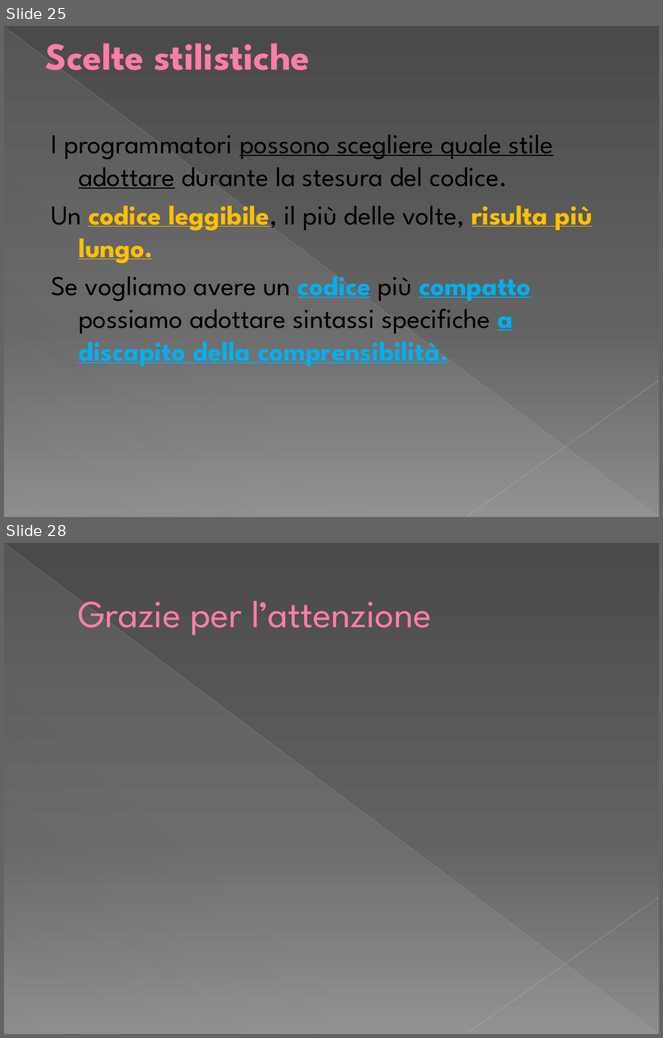
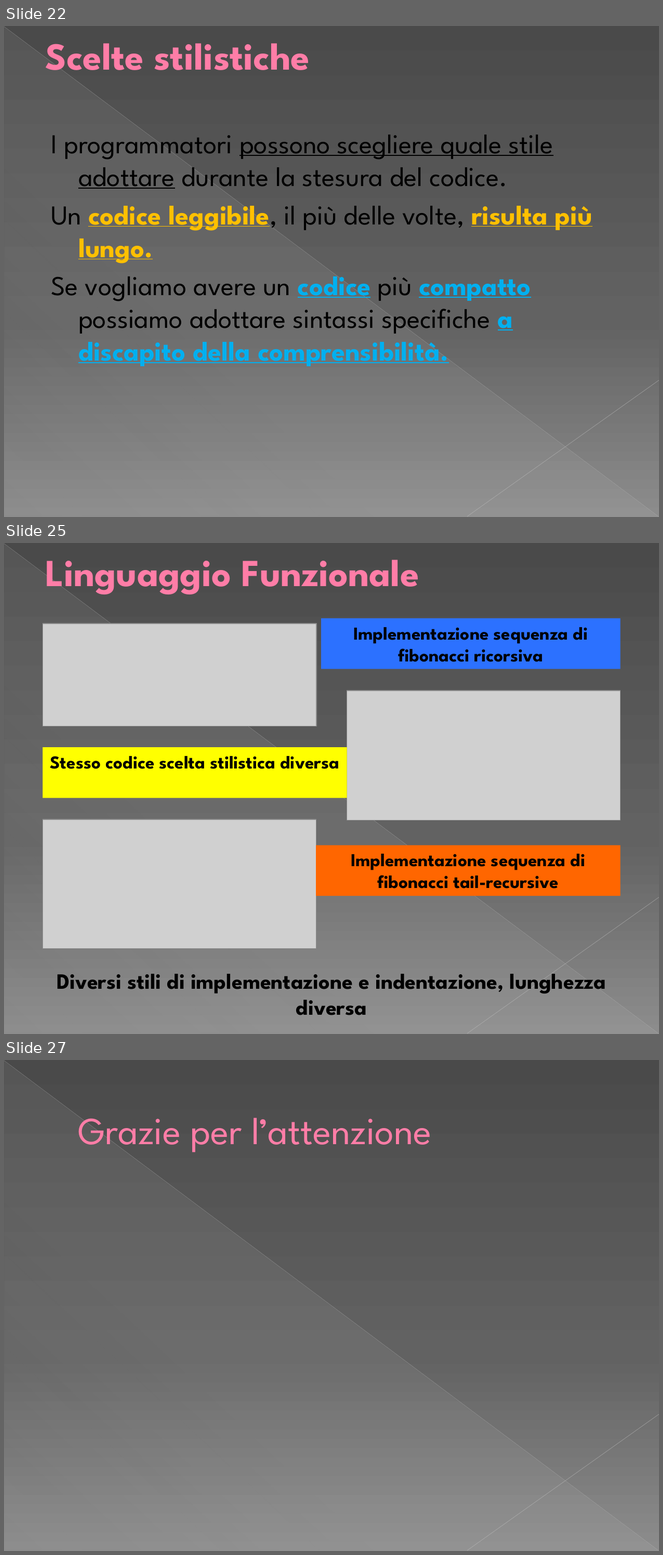
Before and after one commit to yan0z/ISW, a slide deck: Quesito 5 Team/Metrica – Linee di codice.pptx. Shown one above the other, each under a label of ours: slides 25 and 28 before the commit, slides 22, 25 and 27 after it; the slides between them are not shown. The pictures are 663x1038 and 663x1555 pixels, drawn with LibreOffice and Linux fonts; fonts in the diff are those of the drawing; grey boxes stand for pictures. Boxes give left, top, right and bottom in pixels: in the first picture for what was removed or moved away, otherwise in the second. Text is boxed around its words. In the diff, an @@ line names an element or a change of style, - is before the commit and + after.

```diff
--- a/Quesito 5 Team/Metrica – Linee di codice.pptx
+++ b/Quesito 5 Team/Metrica – Linee di codice.pptx
@@ slide 25 added at [4, 543, 659, 1034], background gradient #4A4A4A to #626262 to #8C8C8C; not listed: 3 template elements that a slide beside it also shows @@
@@ title added at [45, 560, 419, 597], 42 pt, text #FF7DA7, bold @@
+Linguaggio Funzionale
@@ rectangle added at [321, 618, 621, 669], fill #2C71FF, 20 pt, text #000000, bold @@
+Implementazione sequenza di fibonacci ricorsiva
@@ picture added at [42, 624, 317, 727] @@
@@ picture added at [347, 691, 621, 820] @@
@@ rectangle added at [42, 747, 347, 798], fill #FFFF00, 20 pt, text #000000, bold @@
+Stesso codice scelta stilistica diversa
@@ picture added at [42, 820, 316, 949] @@
@@ rectangle added at [316, 846, 621, 896], fill #FF6600, 20 pt, text #000000, bold @@
+Implementazione sequenza di fibonacci tail-recursive
@@ text added at [57, 974, 606, 1016], 24 pt, text #000000, bold @@
+Diversi stili di implementazione e indentazione, lunghezza diversa
@@ what was slide 25 is now slide 22 @@
@@ what was slide 28 is now slide 27 @@
```
Also in this commit, not shown: 4 slides changed, 1 other slide added, 3 slides removed, 16 other files.
